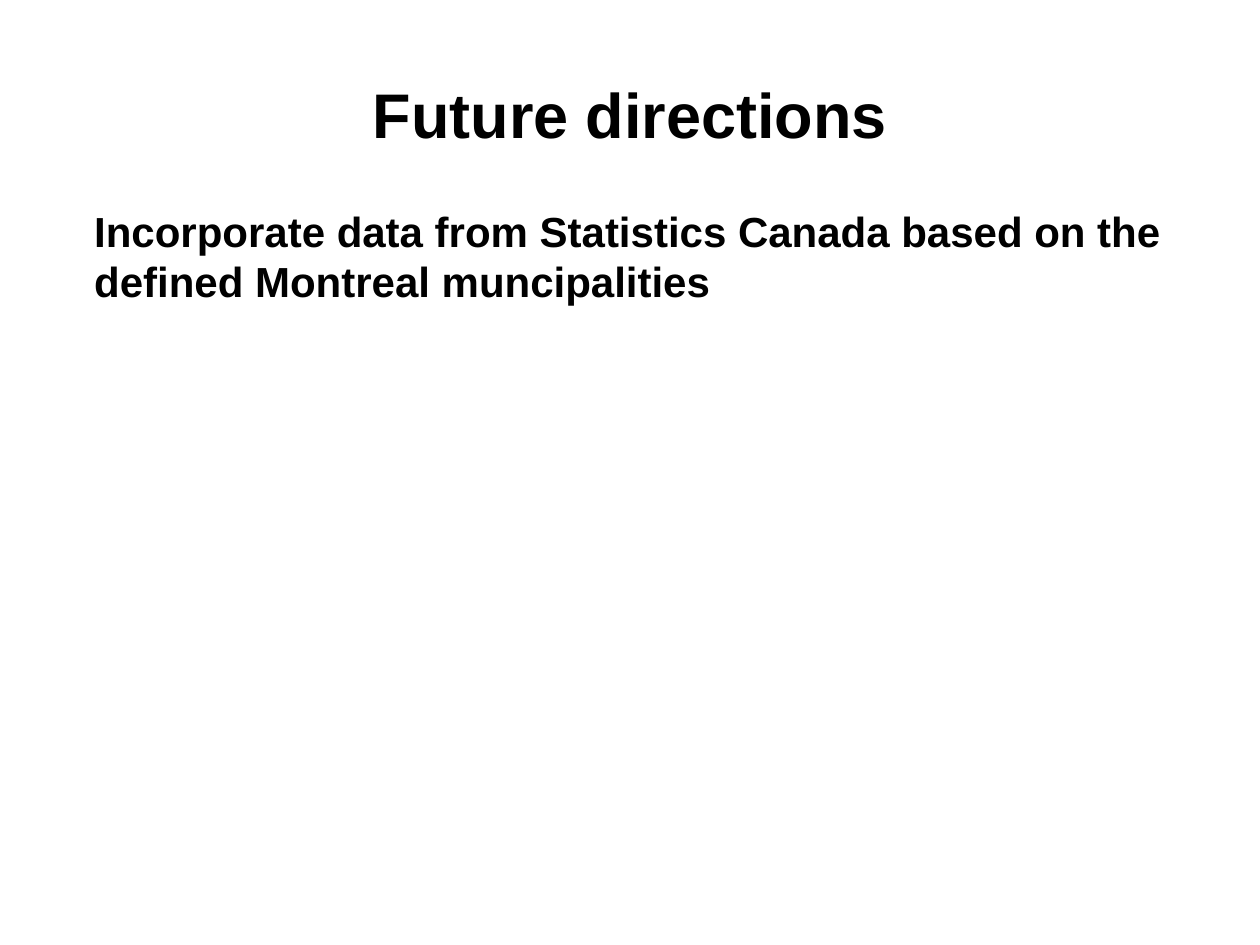
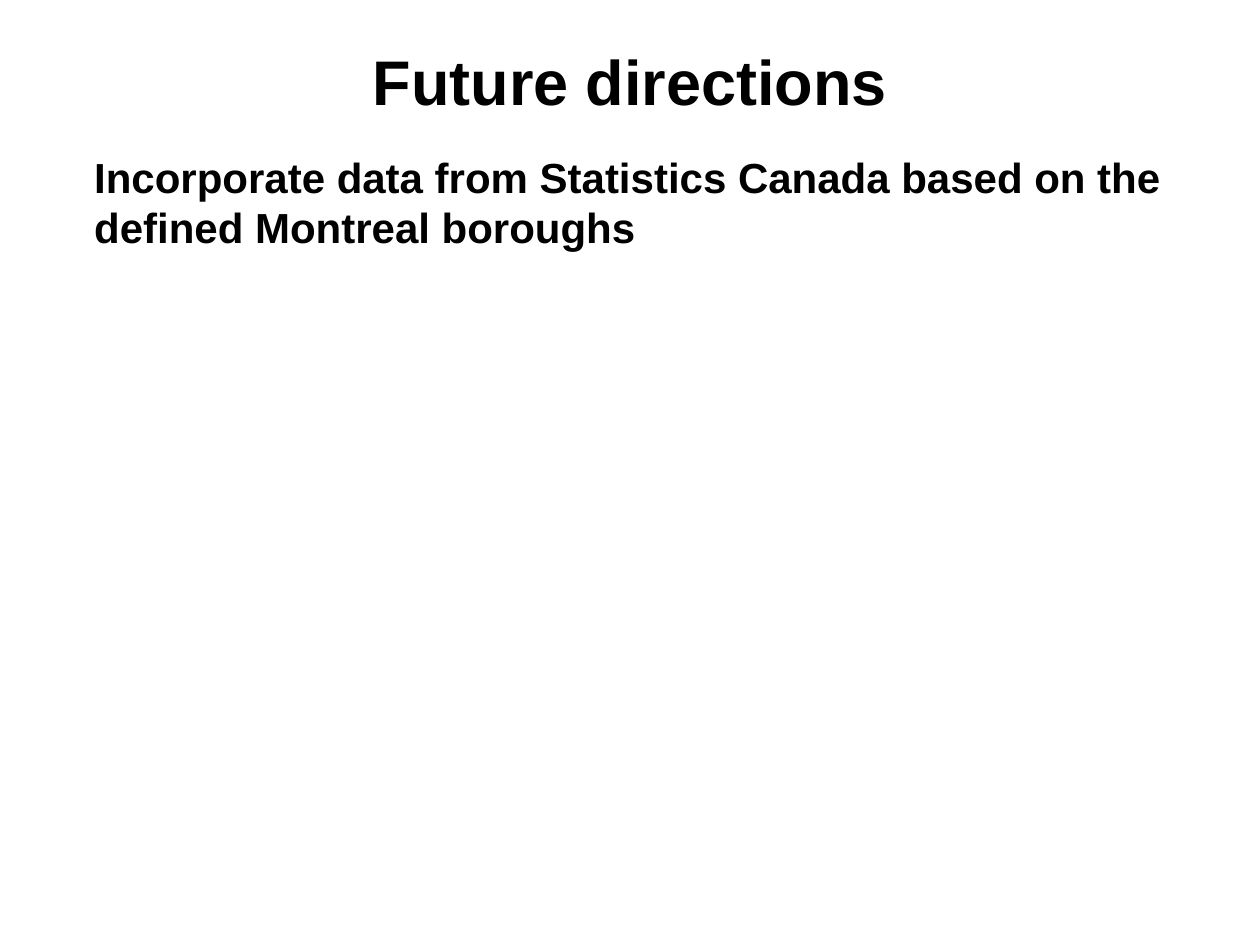
Before and after one commit to npow/centris, a slide deck: slide 6 of presentation/DaveNissanEmil2014MachineLearning.pptx. Drawn at 1260x945 pixels with LibreOffice and Linux fonts; fonts in the diff are those of the drawing. Boxes give left, top, right and bottom in pixels: in the first picture for what was removed or moved away, otherwise in the second. Text is boxed around its words. In the diff, an @@ line names an element or a change of style, - is before the commit and + after.

```diff
--- a/presentation/DaveNissanEmil2014MachineLearning.pptx
+++ b/presentation/DaveNissanEmil2014MachineLearning.pptx
@@ text "Future directions": place and size @@
-text "Future directions" at bbox=[373, 92, 887, 139]
+text "Future directions" at bbox=[373, 59, 887, 106]
@@ text at bbox=[94, 162, 1160, 252]: text changed @@
-Incorporate data from Statistics Canada based on the defined Montreal muncipalities
+Incorporate data from Statistics Canada based on the defined Montreal boroughs
```
Also in this commit, not shown: 5 other slides changed, 1 other file.
